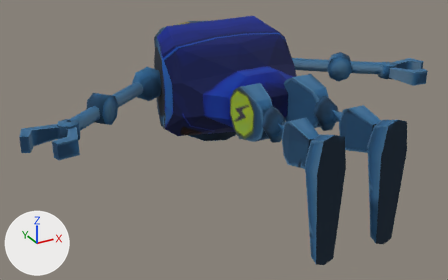
An edit to the glTF model www/images/robot/robot.gltf, drawn before and after from the same camera.
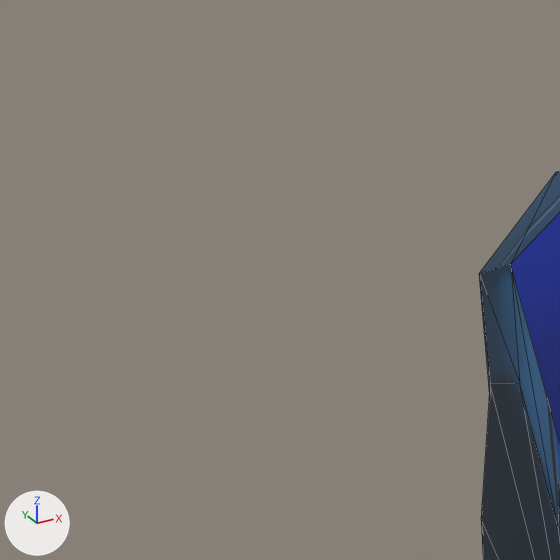
Each version appears first whole from a 50 mm lens placed at (-0.895, -0.953, 0.593), pointed at (-0.051, 0.581, -0.174), and next in a close-up on the part from 24% to 36% of the width and 4% to 23% of the height. Arrows for +X, +Y and +Z are at lower left; the lights stay in place. The close-ups show mesh edges as thin lines. Where no turn or scale is listed for an object, it has been applied to the vertices. Vertices at the same position are counted once.

In view in the first close-up: 'bot_body_03'.
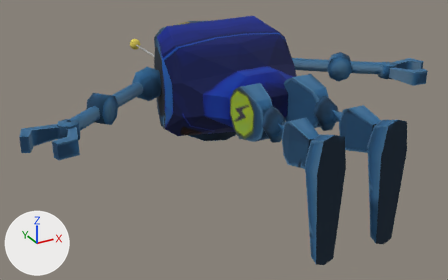
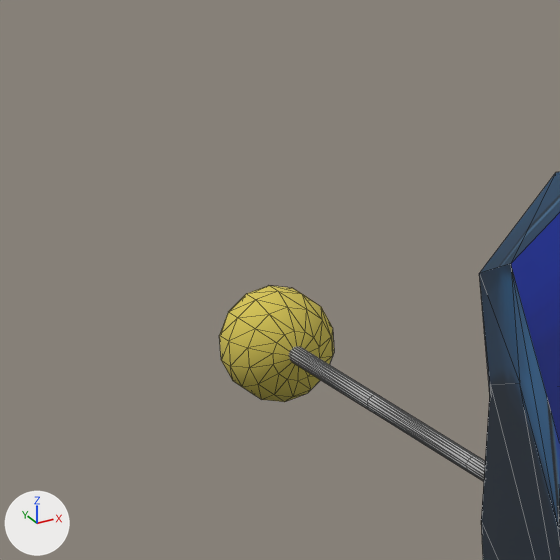
Pixel boxes [x1, y1, x2, y2] of what changed, in the close-ups (560 x 560 px):
'bot_body_03', reshaped
    before: [479, 171, 560, 560]
    after: [219, 171, 560, 560]
part 1 of me_untitled_005, added (yellow)
    after: [219, 285, 334, 402]
part 2 of me_untitled_005, added
    after: [289, 347, 485, 482]

What the commit changed:
Material '03 - Default' (mat_03___default) is new.
Its base color is (0.449, 0.449, 0.449) (grey #b3b3b3).
Its roughness is 1.0.
Material '02 - Default' (mat_02___default) is new.
Its base color is (0.671, 0.552, 0.091) (yellow #d6c455).
Its roughness is 1.0.
me_untitled_005 is used by ob_bot_body_03; location (0.0, 0.0, 0.0).
me_untitled_005 had 130 vertices, 246 faces and spanned x -0.214..0.214, y 0.394..0.936, z -0.216..0.155.
me_untitled_005 now has 296 vertices, 570 faces and spans x -0.214..0.214, y 0.394..1.209, z -0.216..0.155.
me_untitled_005 part 1: a new loose piece, a UV sphere (14 segments, 7 rings, poles along y) spanning x -0.114..-0.075, y 1.168..1.209, z -0.029..0.01, in mat_02___default (yellow #d6c455).
me_untitled_005 part 2: a new loose piece of 80 vertices spanning x -0.097..-0.091, y 0.925..1.183, z -0.012..-0.006, in mat_03___default (grey #b3b3b3).
me_untitled_005 now uses material mat_03___default (grey #b3b3b3).
me_untitled_005 now uses material mat_02___default (yellow #d6c455).
